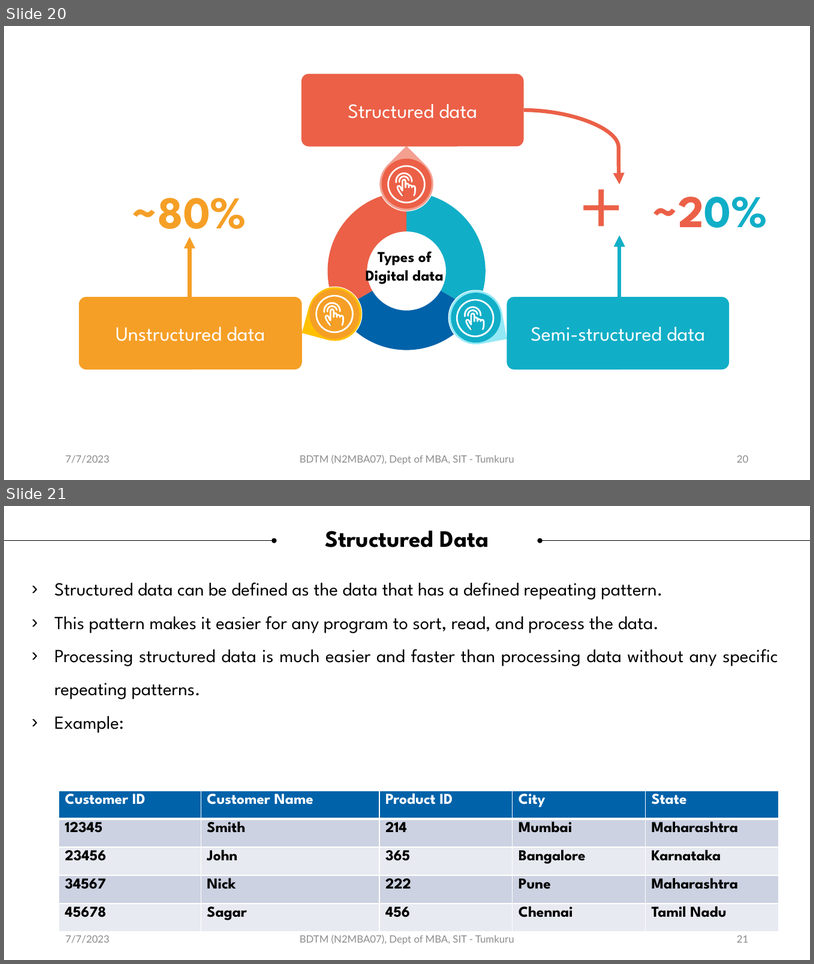
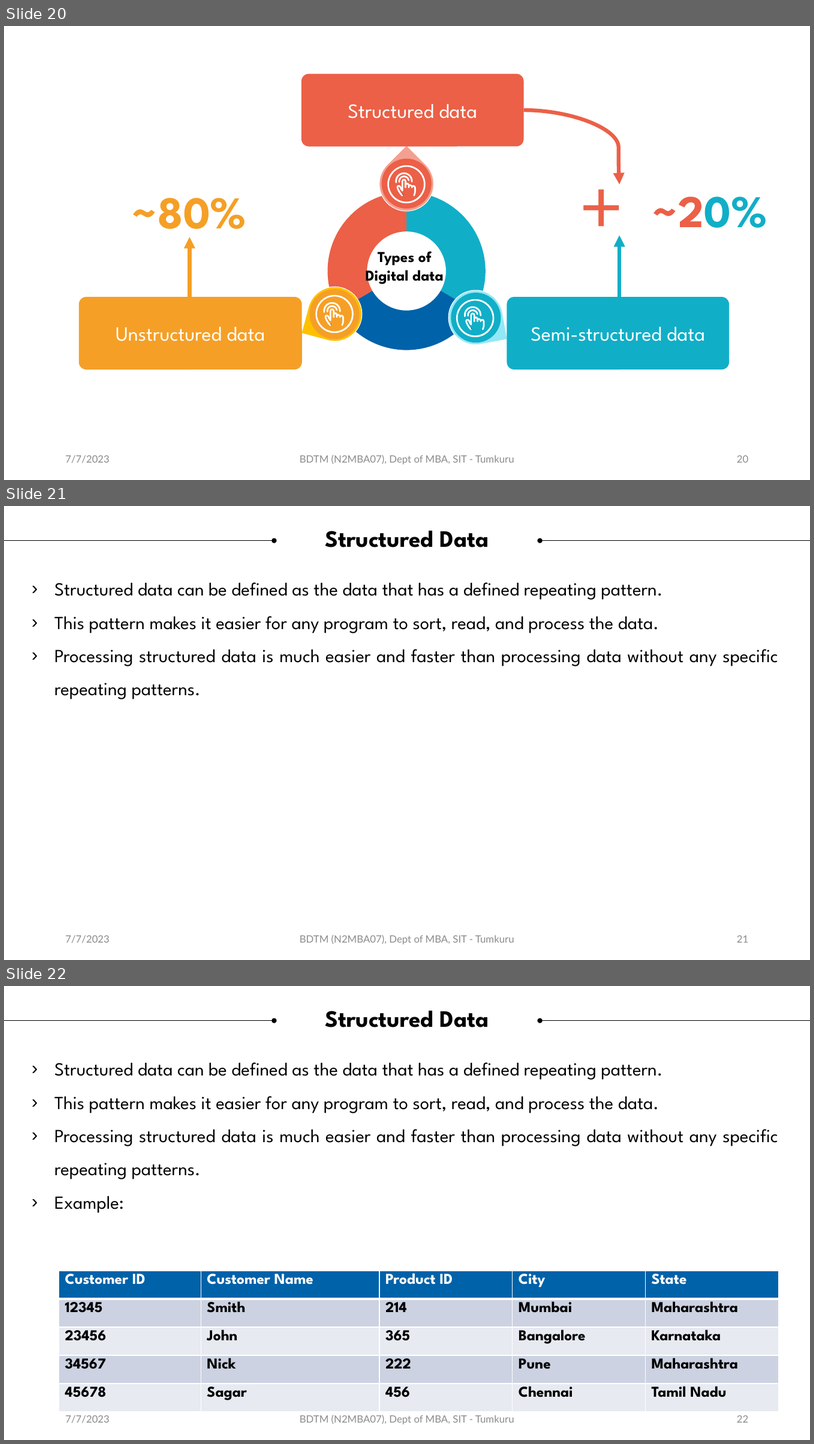
Before and after one commit to sitmbadept/sitmbadept.github.io, a slide deck: 2023/UNIT-1-BigData.pptx. Shown one above the other, each under a label of ours: slides 20 and 21 before the commit, slides 20, 21 and 22 after it. The pictures are 814x964 and 814x1444 pixels, drawn with LibreOffice and Linux fonts; fonts in the diff are those of the drawing. Boxes give left, top, right and bottom in pixels: in the first picture for what was removed or moved away, otherwise in the second. Text is boxed around its words. In the diff, an @@ line names an element or a change of style, - is before the commit and + after.

```diff
--- a/2023/UNIT-1-BigData.pptx
+++ b/2023/UNIT-1-BigData.pptx
@@ slide 21 added at [4,506,810,960], background #FFFFFF @@
@@ arrow added from (4, 540) to (275, 540), #000000 0.5 pt @@
@@ text added at [325,531,489,547], 28 pt, text #000000, bold @@
+Structured Data
@@ arrow added from (810, 540) to (540, 540), #000000 0.5 pt @@
@@ text added at [54,582,778,699], 22 pt, text #000000 @@
+› Structured data can be defined as the data that has a defined repeating pattern.
+› This pattern makes it easier for any program to sort, read, and process the data.
+› Processing structured data is much easier and faster than processing data without any specific repeating patterns.
@@ text added at [65,935,110,943], 12 pt, text #8C8C8C @@
+7/7/2023
@@ text added at [300,934,515,944], 12 pt, text #8C8C8C @@
+BDTM (N2MBA07), Dept of MBA, SIT - Tumkuru
@@ page number added at [737,935,749,942], 12 pt, text #8C8C8C @@
+21
@@ what was slide 21 is now slide 22 @@
@@ page number at [737,1415,749,1422]: text changed @@
-21
+22
```
Also in this commit, not shown: 10 slides changed, 3 other slides added, 1 other file.
